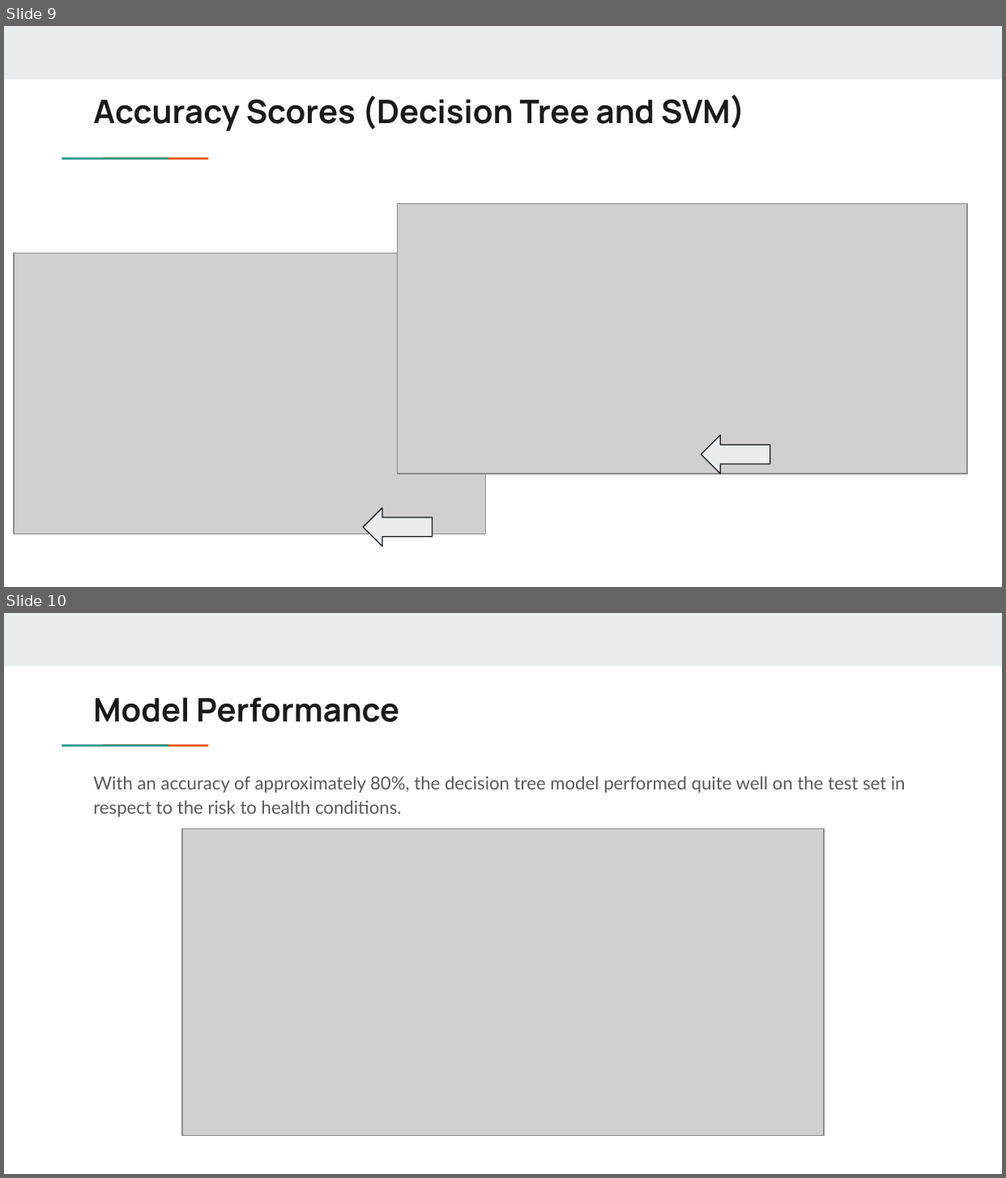
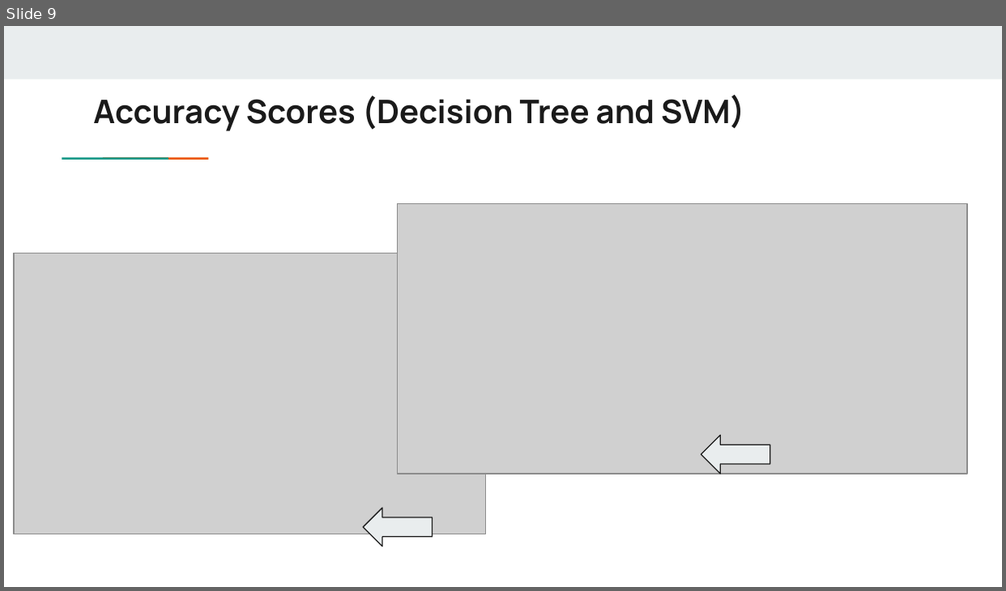
Before and after one commit to mkaturiusd24/USDIntroToAIGroup1, a slide deck: Maternal Health Risk Final Project.pptx. Shown one above the other, each under a label of ours: slides 9 and 10 before the commit, slide 9 after it. The pictures are 1006x1178 and 1006x591 pixels, drawn with LibreOffice and Linux fonts; fonts in the diff are those of the drawing; grey boxes stand for pictures. Boxes give left, top, right and bottom in pixels: in the first picture for what was removed or moved away, otherwise in the second. Text is boxed around its words. In the diff, an @@ line names an element or a change of style, - is before the commit and + after.

Commit message:
Add files via upload
updated PPT slides

```diff
--- a/Maternal Health Risk Final Project.pptx
+++ b/Maternal Health Risk Final Project.pptx
@@ slide 10 removed at [4, 613, 1002, 1174], background #FFFFFF; not listed: 3 template elements that a slide beside it also shows @@
@@ title removed at [93, 697, 399, 722] @@
-Model Performance
@@ text removed at [93, 776, 906, 817] @@
-With an accuracy of approximately 80%, the decision tree model performed quite well on the test set in respect to the risk to health conditions.
@@ picture removed at [183, 828, 825, 1136] @@
```
Also in this commit, not shown: 1 slide changed, 1 slide added.
